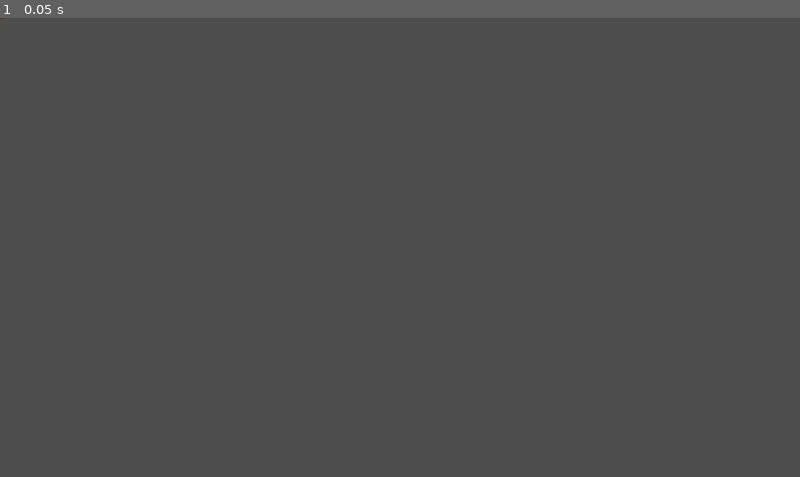
Above: before the commit, frame 1.
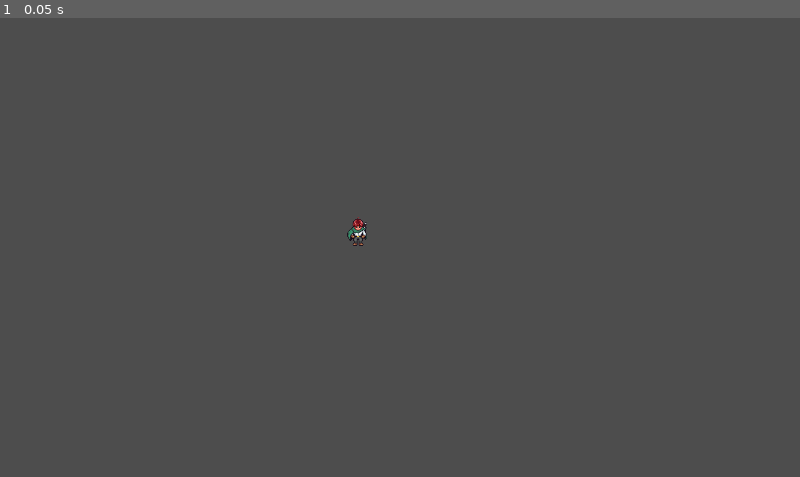
Above: after the commit, the same moment.

Repository: light0504/GodotLearning
Game: Godot game, scene res://playground.tscn
The game is run twice, just before and just after one commit, with the same random seed, the same clock (stepped at 60 frames per second) and the same inputs. Before the commit the project starts from res://player/player.tscn.
Inputs:
- Up to frame 1 (0.05 s): no input

The runs differ from the first frame. In frame 1, less than 0.1% of the frame differs, in the area x 0-46%, y 0-50%.
Error after the commit: Parse Error: Class "Player" hides a global script class. (res://Player/script/player_script.gd:1)

Commit message:
Add animation idle and move

Diff:
--- a/game-2d/player/player.tscn
+++ b/game-2d/player/player.tscn
@@ -1,20 +1,151 @@
-[gd_scene load_steps=4 format=3 uid="uid://bjic05fynsvvs"]
+[gd_scene load_steps=12 format=3 uid="uid://bofysigwj2uo2"]
 
-[ext_resource type="Texture2D" uid="uid://gxmfk4ymug8" path="res://player/sprite/player_sprite.png" id="1_g6hco"]
-[ext_resource type="Script" path="res://player/script/PlayerScript.gd" id="1_xdcrs"]
+[ext_resource type="Script" path="res://Player/script/player_script.gd" id="1_4k7qd"]
+[ext_resource type="Texture2D" uid="uid://gxmfk4ymug8" path="res://Player/sprite/player_sprite.png" id="2_i3g5w"]
 
-[sub_resource type="CircleShape2D" id="CircleShape2D_4bc3o"]
+[sub_resource type="CircleShape2D" id="CircleShape2D_bhh1d"]
+
+[sub_resource type="Animation" id="Animation_ljoxr"]
+length = 0.001
+tracks/0/type = "value"
+tracks/0/imported = false
+tracks/0/enabled = true
+tracks/0/path = NodePath("Sprite2D:frame")
+tracks/0/interp = 1
+tracks/0/loop_wrap = true
+tracks/0/keys = {
+"times": PackedFloat32Array(0),
+"transitions": PackedFloat32Array(1),
+"update": 1,
+"values": [0]
+}
+
+[sub_resource type="Animation" id="Animation_q174k"]
+resource_name = "idle_down"
+length = 0.4
+loop_mode = 2
+tracks/0/type = "value"
+tracks/0/imported = false
+tracks/0/enabled = true
+tracks/0/path = NodePath("Sprite2D:frame")
+tracks/0/interp = 1
+tracks/0/loop_wrap = true
+tracks/0/keys = {
+"times": PackedFloat32Array(0, 0.2, 0.4),
+"transitions": PackedFloat32Array(1, 1, 1),
+"update": 0,
+"values": [0, 1, 2]
+}
+
+[sub_resource type="Animation" id="Animation_8uabu"]
+resource_name = "idle_side"
+length = 0.4
+loop_mode = 2
+tracks/0/type = "value"
+tracks/0/imported = false
+tracks/0/enabled = true
+tracks/0/path = NodePath("Sprite2D:frame")
+tracks/0/interp = 1
+tracks/0/loop_wrap = true
+tracks/0/keys = {
+"times": PackedFloat32Array(0, 0.2, 0.4),
+"transitions": PackedFloat32Array(1, 1, 1),
+"update": 0,
+"values": [6, 7, 8]
+}
+
+[sub_resource type="Animation" id="Animation_430qd"]
+resource_name = "idle_up"
+length = 0.4
+loop_mode = 2
+tracks/0/type = "value"
+tracks/0/imported = false
+tracks/0/enabled = true
+tracks/0/path = NodePath("Sprite2D:frame")
+tracks/0/interp = 1
+tracks/0/loop_wrap = true
+tracks/0/keys = {
+"times": PackedFloat32Array(0, 0.2, 0.4),
+"transitions": PackedFloat32Array(1, 1, 1),
+"update": 0,
+"values": [3, 4, 5]
+}
+
+[sub_resource type="Animation" id="Animation_gyhl1"]
+resource_name = "walk_down"
+length = 0.3
+loop_mode = 2
+tracks/0/type = "value"
+tracks/0/imported = false
+tracks/0/enabled = true
+tracks/0/path = NodePath("Sprite2D:frame")
+tracks/0/interp = 1
+tracks/0/loop_wrap = true
+tracks/0/keys = {
+"times": PackedFloat32Array(0, 0.1, 0.2, 0.3),
+"transitions": PackedFloat32Array(1, 1, 1, 1),
+"update": 1,
+"values": [9, 10, 11, 12]
+}
+
+[sub_resource type="Animation" id="Animation_xibcd"]
+resource_name = "walk_side"
+length = 0.3
+loop_mode = 2
+tracks/0/type = "value"
+tracks/0/imported = false
+tracks/0/enabled = true
+tracks/0/path = NodePath("Sprite2D:frame")
+tracks/0/interp = 1
+tracks/0/loop_wrap = true
+tracks/0/keys = {
+"times": PackedFloat32Array(0, 0.1, 0.2, 0.3),
+"transitions": PackedFloat32Array(1, 1, 1, 1),
+"update": 1,
+"values": [17, 18, 19, 20]
+}
+
+[sub_resource type="Animation" id="Animation_ktjlr"]
+resource_name = "walk_up"
+length = 0.3
+loop_mode = 2
+tracks/0/type = "value"
+tracks/0/imported = false
+tracks/0/enabled = true
+tracks/0/path = NodePath("Sprite2D:frame")
+tracks/0/interp = 1
+tracks/0/loop_wrap = true
+tracks/0/keys = {
+"times": PackedFloat32Array(0, 0.1, 0.2, 0.3),
+"transitions": PackedFloat32Array(1, 1, 1, 1),
+"update": 1,
+"values": [13, 14, 15, 16]
+}
+
+[sub_resource type="AnimationLibrary" id="AnimationLibrary_gnl2r"]
+_data = {
+"RESET": SubResource("Animation_ljoxr"),
+"idle_down": SubResource("Animation_q174k"),
+"idle_side": SubResource("Animation_8uabu"),
+"idle_up": SubResource("Animation_430qd"),
+"walk_down": SubResource("Animation_gyhl1"),
+"walk_side": SubResource("Animation_xibcd"),
+"walk_up": SubResource("Animation_ktjlr")
+}
 
 [node name="Player" type="CharacterBody2D"]
-script = ExtResource("1_xdcrs")
+script = ExtResource("1_4k7qd")
+
+[node name="Sprite2D" type="Sprite2D" parent="."]
+position = Vector2(0, -17)
+texture = ExtResource("2_i3g5w")
+hframes = 16
+vframes = 8
 
 [node name="CollisionShape2D" type="CollisionShape2D" parent="."]
-shape = SubResource("CircleShape2D_4bc3o")
-one_way_collision_margin = 0.0
+shape = SubResource("CircleShape2D_bhh1d")
 
-[node name="Sprite2D" type="Sprite2D" parent="."]
-use_parent_material = true
-position = Vector2(0, -20)
-texture = ExtResource("1_g6hco")
-hframes = 16
-vframes = 8
+[node name="AnimationPlayer" type="AnimationPlayer" parent="."]
+libraries = {
+"": SubResource("AnimationLibrary_gnl2r")
+}
--- a/game-2d/player/script/PlayerScript.gd
+++ /dev/null
@@ -1,18 +0,0 @@
-class_name Player extends CharacterBody2D
-
-var _base_move_speed : float = 80.0;
-var _move_speed : float = _base_move_speed;
-func _ready():
-	pass # Replace with function body.
-
-
-# Called every frame. 'delta' is the elapsed time since the previous frame.
-func _process(delta):
-
-	var direction : Vector2 = Vector2.ZERO;
-
-	direction.x = Input.get_action_strength("Player-right") - Input.get_action_strength("Player-left");
-	direction.y = Input.get_action_strength("Player-down") - Input.get_action_strength("Player-up");
-
-	velocity = direction * delta * _move_speed;
-	pass
--- /dev/null
+++ b/game-2d/player/script/player_script.gd
@@ -0,0 +1,64 @@
+class_name Player extends CharacterBody2D
+
+var cardinal_direction : Vector2 = Vector2.DOWN
+var direction : Vector2 = Vector2.ZERO
+var move_speed : float = 100.0;
+var state : String = "idle";
+
+@onready var animation_player : AnimationPlayer = $AnimationPlayer
+@onready var sprite : Sprite2D = $Sprite2D
+
+# Called when the node enters the scene tree for the first time.
+func _ready():
+	pass # Replace with function body.
+
+# Called every frame. 'delta' is the elapsed time since the previous frame.
+func _process(delta):
+
+	direction.x = Input.get_action_strength("right") - Input.get_action_strength("left") # press right => x > 0 => move right and opposite
+	direction.y = Input.get_action_strength("down") - Input.get_action_strength("up") # press down => y > 0 => move down ??????? and opposite
+
+	velocity = direction * move_speed # change
+
+	if SetState() || SetDirection():
+		UpdateAnimation(); # if have any change => update current animation
+	pass
+
+func _physics_process(delta):
+	move_and_slide()
+
+func SetDirection() -> bool:
+	var new_direction : Vector2 = cardinal_direction
+
+	if direction == Vector2.ZERO: # vector is (0, 0) => do not move
+		return false
+	if direction.y == 0:
+		new_direction = Vector2.LEFT if direction.x < 0 else Vector2.RIGHT # y not change => x < 0 is move left else move right
+	elif direction.x == 0:
+		new_direction = Vector2.UP if direction.y < 0 else Vector2.DOWN # x not change => y > 0 is move up else move down
+
+	if new_direction == cardinal_direction: # if direction not change => not update
+		return false;
+
+	cardinal_direction = new_direction
+	sprite.scale.x = -1 if cardinal_direction == Vector2.LEFT else 1 # because use side animation for both left and right so flip it base on y
+	return true;
+#
+func SetState() -> bool:
+	var new_state :String = "idle" if direction == Vector2.ZERO else "walk"
+	if new_state == state:
+		return false
+	state = new_state
+	return true;
+
+func UpdateAnimation() -> void:
+	animation_player.play(state + "_" + GetDirection());
+	pass;
+
+func GetDirection() -> String:
+	if(cardinal_direction == Vector2.DOWN):
+		return "down"
+	elif (cardinal_direction == Vector2.UP):
+		return "up"
+	else:
+		return "side"
--- a/game-2d/playground.tscn
+++ b/game-2d/playground.tscn
@@ -1,7 +1,8 @@
 [gd_scene load_steps=2 format=3 uid="uid://brh08bql728mw"]
 
-[ext_resource type="PackedScene" uid="uid://bjic05fynsvvs" path="res://player/player.tscn" id="1_e8hdw"]
+[ext_resource type="PackedScene" uid="uid://bofysigwj2uo2" path="res://Player/player.tscn" id="1_2xpfy"]
 
 [node name="Playground" type="Node2D"]
+position = Vector2(598, 376)
 
-[node name="Player" parent="." instance=ExtResource("1_e8hdw")]
+[node name="Player" parent="." instance=ExtResource("1_2xpfy")]
--- a/game-2d/project.godot
+++ b/game-2d/project.godot
@@ -11,7 +11,7 @@
 [application]
 
 config/name="Game-2D"
-run/main_scene="res://player/player.tscn"
+run/main_scene="res://playground.tscn"
 config/features=PackedStringArray("4.3", "Forward Plus")
 config/icon="res://icon.svg"
 
@@ -27,22 +27,22 @@
 
 [input]
 
-Player-up={
+up={
 "deadzone": 0.5,
 "events": [Object(InputEventKey,"resource_local_to_scene":false,"resource_name":"","device":-1,"window_id":0,"alt_press …(192 unchanged characters)…
 ]
 }
-Player-down={
+down={
 "deadzone": 0.5,
 "events": [Object(InputEventKey,"resource_local_to_scene":false,"resource_name":"","device":-1,"window_id":0,"alt_press …(192 unchanged characters)…
 ]
 }
-Player-left={
+left={
 "deadzone": 0.5,
 "events": [Object(InputEventKey,"resource_local_to_scene":false,"resource_name":"","device":-1,"window_id":0,"alt_press …(191 unchanged characters)…
 ]
 }
-Player-right={
+right={
 "deadzone": 0.5,
 "events": [Object(InputEventKey,"resource_local_to_scene":false,"resource_name":"","device":-1,"window_id":0,"alt_press …(192 unchanged characters)…
 ]
Not shown, changed: game-2d/player/sprite/player_sprite.png.import
Not shown, changed: README.md
Not shown, added: game-2d/player/pla65AD.tmp
Not shown, added: game-2d/player/pla8BC5.tmp
Not shown, added: game-2d/player/plaBA6D.tmp
